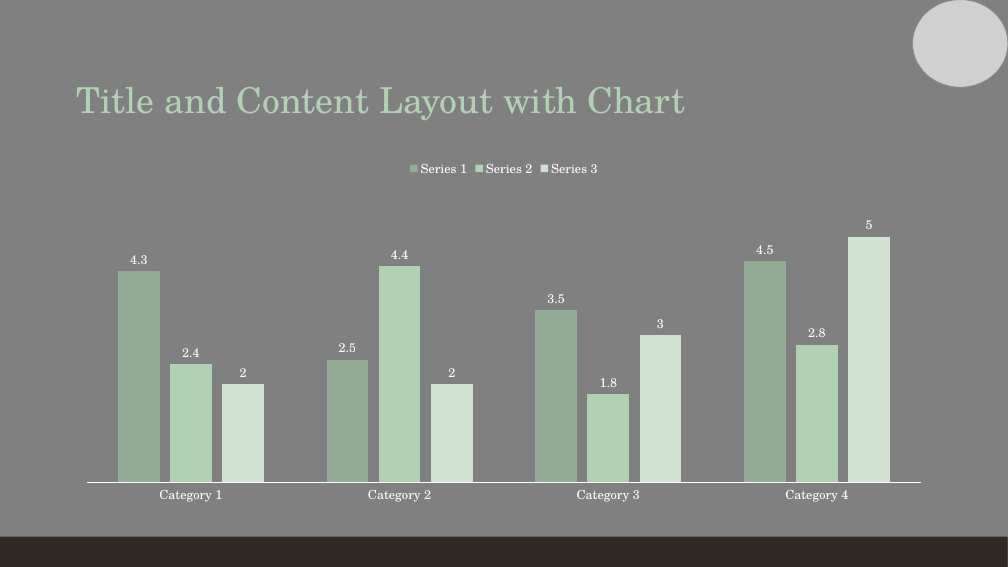
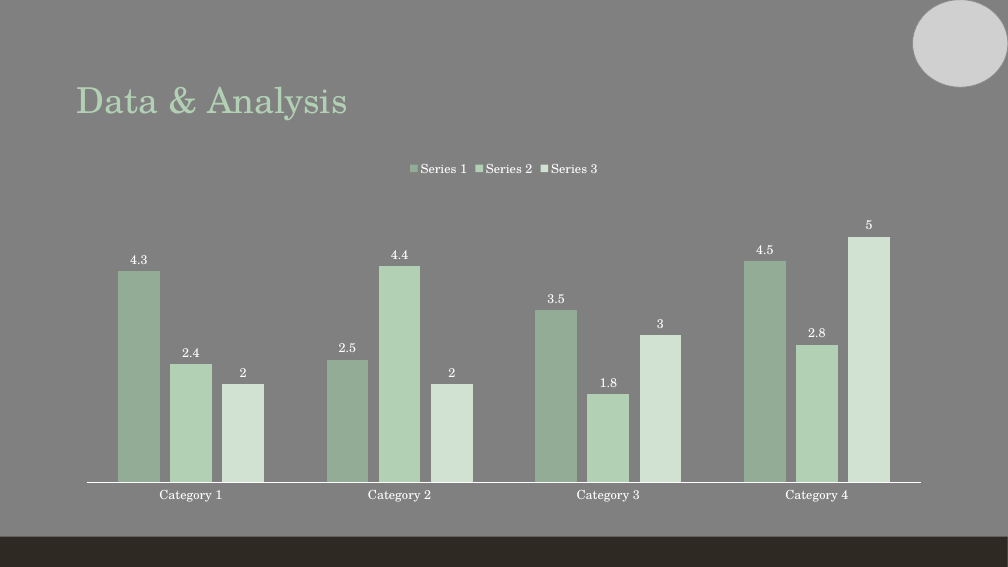
Before and after one commit to ShivaPrab/Capstone, a slide deck: slide 9 of Analysis and Reccomendation Presentation.pptx (slide 7 before the commit). Drawn at 1008x567 pixels with LibreOffice and Linux fonts; fonts in the diff are those of the drawing; grey boxes stand for pictures. Boxes give left, top, right and bottom in pixels: in the first picture for what was removed or moved away, otherwise in the second. Text is boxed around its words. In the diff, an @@ line names an element or a change of style, - is before the commit and + after.

```diff
--- a/Analysis and Reccomendation Presentation.pptx
+++ b/Analysis and Reccomendation Presentation.pptx
@@ title at <box>77,87,347,120</box>: text changed @@
-Title and Content Layout with Chart
+Data & Analysis
```
Also in this commit, not shown: 5 other slides changed, 3 slides added, 2 slides removed.
